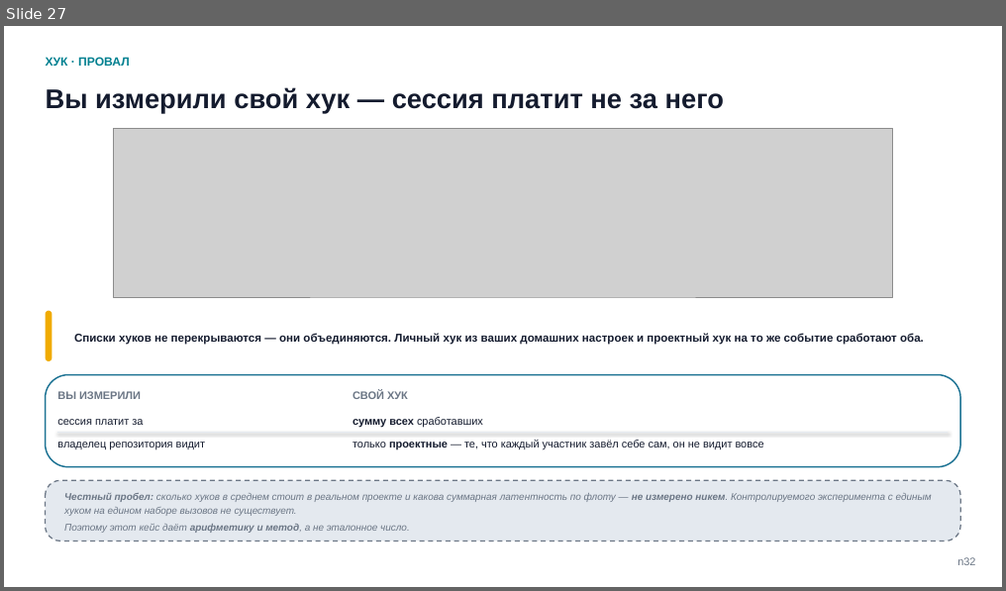
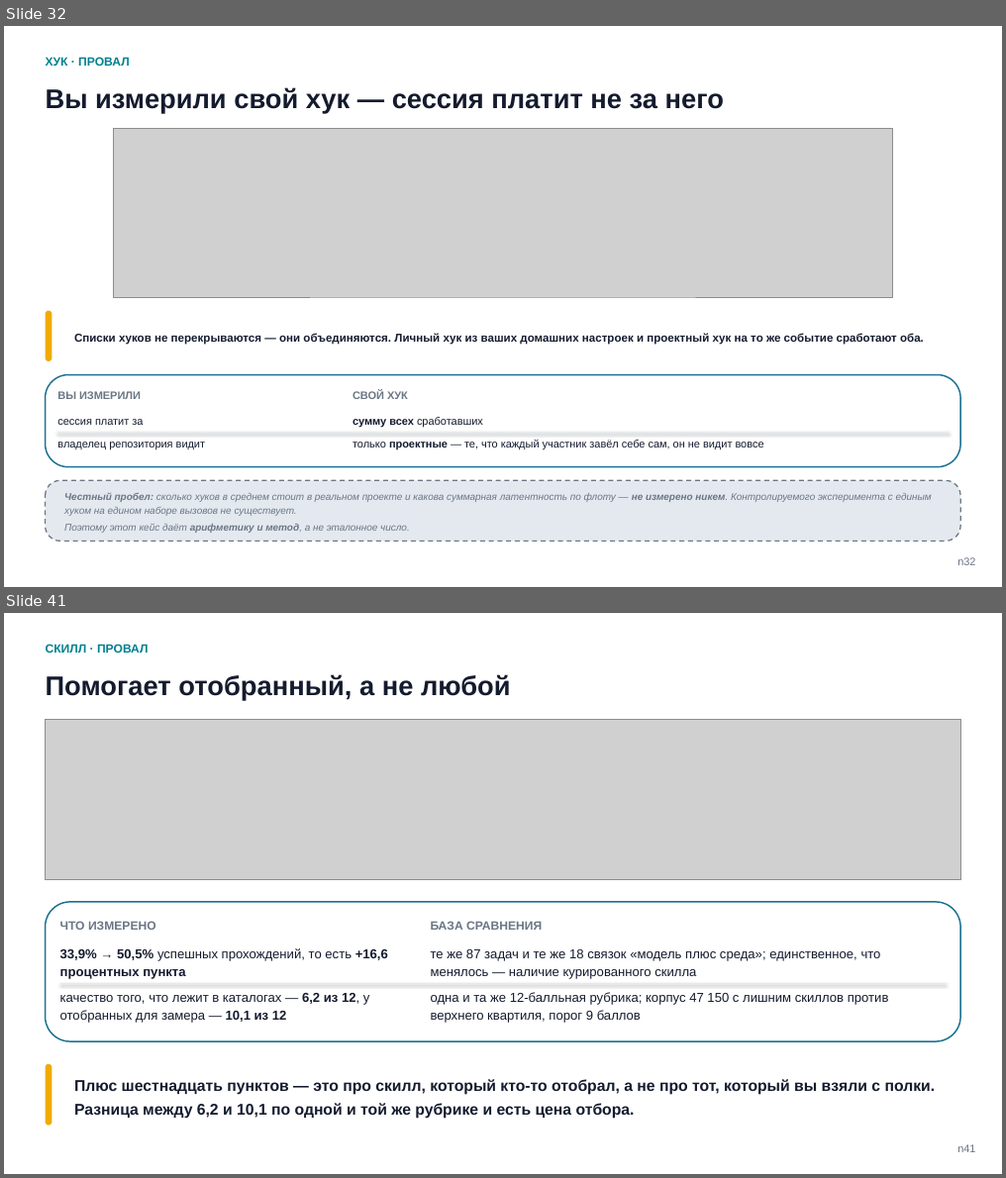
Before and after one commit to tellina-study/AI-usage-lessons, a slide deck: library/seminars/sem-05/rendered/sem-05-n.pptx. Shown one above the other, each under a label of ours: slide 27 before the commit, slides 32 and 41 after it; the slides between them are not shown. The pictures are 1006x591 and 1006x1178 pixels, drawn with LibreOffice and Linux fonts; fonts in the diff are those of the drawing; grey boxes stand for pictures. Boxes give left, top, right and bottom in pixels: in the first picture for what was removed or moved away, otherwise in the second. Text is boxed around its words. In the diff, an @@ line names an element or a change of style, - is before the commit and + after.

```diff
--- a/library/seminars/sem-05/rendered/sem-05-n.pptx
+++ b/library/seminars/sem-05/rendered/sem-05-n.pptx
@@ slide 41 added at [4,613,1002,1174], background #FFFFFF @@
@@ text added at [46,644,148,653], 11.5 pt, text #028090, bold @@
+СКИЛЛ · ПРОВАЛ
@@ text added at [46,674,511,700], 26 pt, text #141B2E, bold @@
+Помогает отобранный, а не любой
@@ picture added at [46,719,960,879] @@
@@ rounded rectangle added at [46,902,960,1042], fill #FFFFFF, outline #1C7293 1.4 pt @@
@@ text added at [60,921,156,930], 11.5 pt, text #6B7685, bold @@
+ЧТО ИЗМЕРЕНО
@@ text added at [431,921,542,930], 11.5 pt, text #6B7685, bold @@
+БАЗА СРАВНЕНИЯ
@@ text added at [60,949,388,979], 12.5 pt, text #141B2E, bold @@
+33,9% → 50,5% успешных прохождений, то есть +16,6 процентных пункта
@@ text added at [431,950,881,979], 12.5 pt, text #141B2E @@
+те же 87 задач и те же 18 связок «модель плюс среда»; единственное, что менялось — наличие курированного скилла
@@ line added from (60, 983) to (945, 983), #E5EAF0 0.75 pt @@
@@ text added at [60,993,370,1023], 12.5 pt, text #141B2E @@
+качество того, что лежит в каталогах — 6,2 из 12, у отобранных для замера — 10,1 из 12
@@ text added at [431,992,889,1023], 12.5 pt, text #141B2E @@
+одна и та же 12-балльная рубрика; корпус 47 150 с лишним скиллов против верхнего квартиля, порог 9 баллов
@@ rounded rectangle added at [46,1064,52,1126], fill #F0AB00 @@
@@ text added at [74,1079,936,1119], 15 pt, text #141B2E, bold @@
+Плюс шестнадцать пунктов — это про скилл, который кто-то отобрал, а не про тот, который вы взяли с полки. Разница между 6,2 и 10,1 по одной и той же рубрике и есть цена отбора.
@@ text added at [957,1145,975,1153], 10.5 pt, text #6B7685 @@
+n41
@@ what was slide 27 is now slide 32 @@
```
Also in this commit, not shown: 1 slide changed, 35 other slides added, 16 other files.
